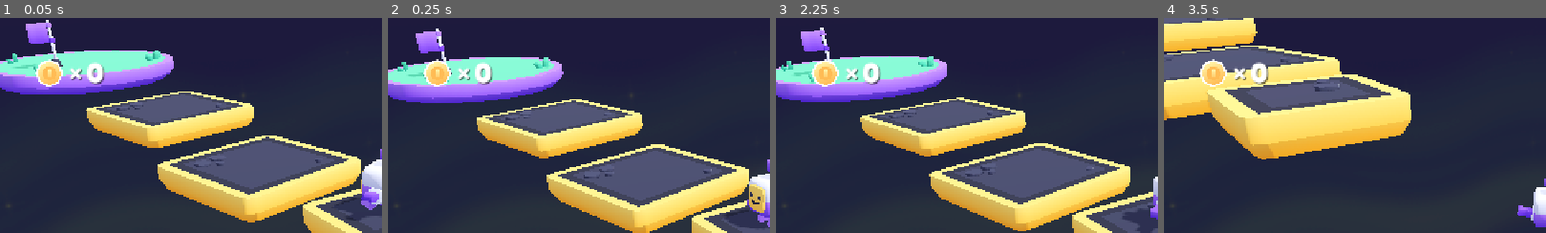
Above: before the commit, frames 1-4 (left to right).
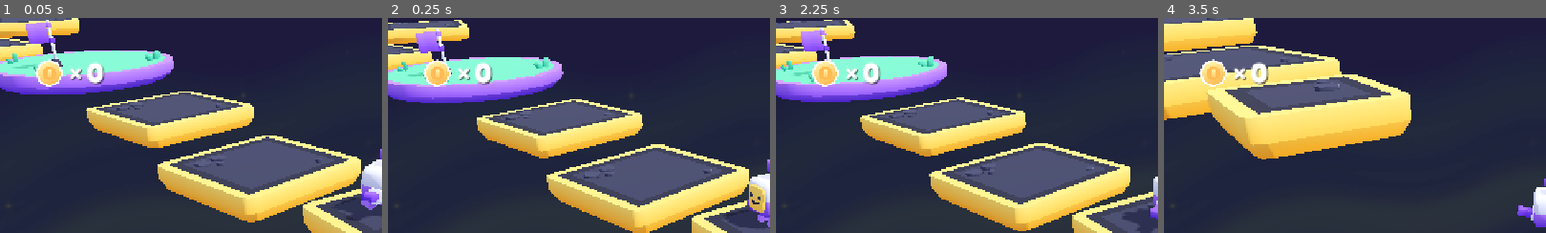
Above: after the commit, the same moments.

Repository: victorlvl47/3d-platformer-obby
Game: Godot game, scene res://scenes/simple_obby_level.tscn
The game is run twice, just before and just after one commit, with the same random seed, the same clock (stepped at 60 frames per second) and the same inputs. This scene is started directly instead of the project's main scene.
Inputs (mouse positions are % of the whole screen's width and height, from its top left):
- Up to frame 1 (0.05 s): no input
- Up to frame 2 (0.25 s): no input
- Up to frame 3 (2.25 s): move the mouse to (72, 45) at 0.52 s; hold D (move_right) 0.53-1.28 s; click (72, 45) at 0.67 s; tap Space (jump) at 0.77, 1.52 s; move the mouse to (30, 55) at 1.27 s; hold S (move_back) 1.28-2.03 s; move the mouse to (60, 28) at 2.02 s; hold D (move_right) from 2.03 s (still down)
- Up to frame 4 (3.5 s): move the mouse to (45, 70) at 2.77 s; release D (move_right) at 2.78 s; hold W (move_forward) from 2.78 s (still down); click (45, 70) at 2.92 s; tap Space (jump) at 3.02 s
The pictures show only the part of the screen within x 0-50%, y 0-50%; the shares and areas given below are measured in that part.

The runs differ from the first frame. In frame 1, 2.2% of the frame differs, in the area x 0-21%, y 0-20%; in frame 2, 2.6%, in the area x 0-22%, y 0-24%; in frame 3, 2.4%; in frame 4, nothing differs.

Commit message:
Build simple linear obby level

Diff:
--- a/scenes/simple_obby_level.tscn
+++ b/scenes/simple_obby_level.tscn
@@ -40,20 +40,50 @@
 
 [node name="World" type="Node3D" parent="." unique_id=937389620]
 
-[node name="platform" parent="World" unique_id=426990814 instance=ExtResource("5_wvghj")]
+[node name="start-platform" parent="World" unique_id=426990814 instance=ExtResource("5_wvghj")]
 transform = Transform3D(0.993085, 0, -0.117399, 0, 1, 0, 0.117399, 0, 0.993085, 0, 0, 0)
 
-[node name="platform-medium" parent="World" unique_id=1486825096 instance=ExtResource("6_s2nq7")]
+[node name="obstacle-01-platform-01" parent="World" unique_id=1486825096 instance=ExtResource("6_s2nq7")]
 transform = Transform3D(0.996134, 0, 0.0878512, 0, 1, 0, -0.0878512, 0, 0.996134, -3.5195975, 0, 0)
 
-[node name="platform-medium2" parent="World" unique_id=1031141547 instance=ExtResource("6_s2nq7")]
+[node name="obstacle-01-platform-02" parent="World" unique_id=1031141547 instance=ExtResource("6_s2nq7")]
 transform = Transform3D(0.995121, 0, 0.0986598, 0, 1, 0, -0.0986598, 0, 0.995121, -7.9046946, 0.35400248, -0.3445325)
 
-[node name="platform-grass-large-round2" parent="World" unique_id=853556179 instance=ExtResource("8_wonx1")]
+[node name="checkpoint-01-platform" parent="World" unique_id=853556179 instance=ExtResource("8_wonx1")]
 transform = Transform3D(1, 0, 0, 0, 1, 0, 0, 0, 1, -12.478886, 1, -0.069766045)
 
-[node name="flag" parent="World" unique_id=1913460614 instance=ExtResource("9_7rrmb")]
+[node name="checkpoint-01-flag" parent="World" unique_id=1913460614 instance=ExtResource("9_7rrmb")]
 transform = Transform3D(0.99522436, 0, 0.097617656, 0, 1, 0, -0.097617656, 0, 0.99522436, -12.152619, 1.5051045, 0.7743528)
+
+[node name="obstacle-02-platform-01" parent="World" unique_id=299750118 instance=ExtResource("6_s2nq7")]
+transform = Transform3D(0.9848077, 0, 0.1736482, 0, 1, 0, -0.1736482, 0, 0.9848077, -16.75, 1.25, 1.75)
+
+[node name="obstacle-02-platform-02" parent="World" unique_id=789138624 instance=ExtResource("6_s2nq7")]
+transform = Transform3D(0.9659258, 0, -0.258819, 0, 1, 0, 0.258819, 0, 0.9659258, -20.75, 1.6, -1.35)
+
+[node name="obstacle-02-platform-03" parent="World" unique_id=959310697 instance=ExtResource("6_s2nq7")]
+transform = Transform3D(0.9961947, 0, 0.0871557, 0, 1, 0, -0.0871557, 0, 0.9961947, -24.75, 1.95, 1.15)
+
+[node name="checkpoint-02-platform" parent="World" unique_id=437276030 instance=ExtResource("8_wonx1")]
+transform = Transform3D(1, 0, 0, 0, 1, 0, 0, 0, 1, -29.25, 2.2, 0)
+
+[node name="checkpoint-02-flag" parent="World" unique_id=232113668 instance=ExtResource("9_7rrmb")]
+transform = Transform3D(0.9961947, 0, 0.0871557, 0, 1, 0, -0.0871557, 0, 0.9961947, -28.9, 2.705, 0.85)
+
+[node name="obstacle-03-platform-01" parent="World" unique_id=1239226984 instance=ExtResource("6_s2nq7")]
+transform = Transform3D(0.9396926, 0, -0.3420201, 0, 1, 0, 0.3420201, 0, 0.9396926, -33.5, 2.55, -2.15)
+
+[node name="obstacle-03-platform-02" parent="World" unique_id=1686395057 instance=ExtResource("6_s2nq7")]
+transform = Transform3D(0.9848077, 0, 0.1736482, 0, 1, 0, -0.1736482, 0, 0.9848077, -37.75, 2.9, 1.65)
+
+[node name="obstacle-03-platform-03" parent="World" unique_id=2054323495 instance=ExtResource("6_s2nq7")]
+transform = Transform3D(0.9659258, 0, -0.258819, 0, 1, 0, 0.258819, 0, 0.9659258, -42, 3.25, -0.25)
+
+[node name="finish-platform" parent="World" unique_id=1485126532 instance=ExtResource("8_wonx1")]
+transform = Transform3D(1, 0, 0, 0, 1, 0, 0, 0, 1, -47, 3.45, 0)
+
+[node name="finish-flag" parent="World" unique_id=89158126 instance=ExtResource("9_7rrmb")]
+transform = Transform3D(0.9961947, 0, 0.0871557, 0, 1, 0, -0.0871557, 0, 0.9961947, -46.65, 3.955, 0.85)
 
 [node name="Sun" type="DirectionalLight3D" parent="." unique_id=448738680]
 transform = Transform3D(-0.422618, -0.694272, 0.582563, 0, 0.642788, 0.766044, -0.906308, 0.323744, -0.271654, 0, 0, 0)
